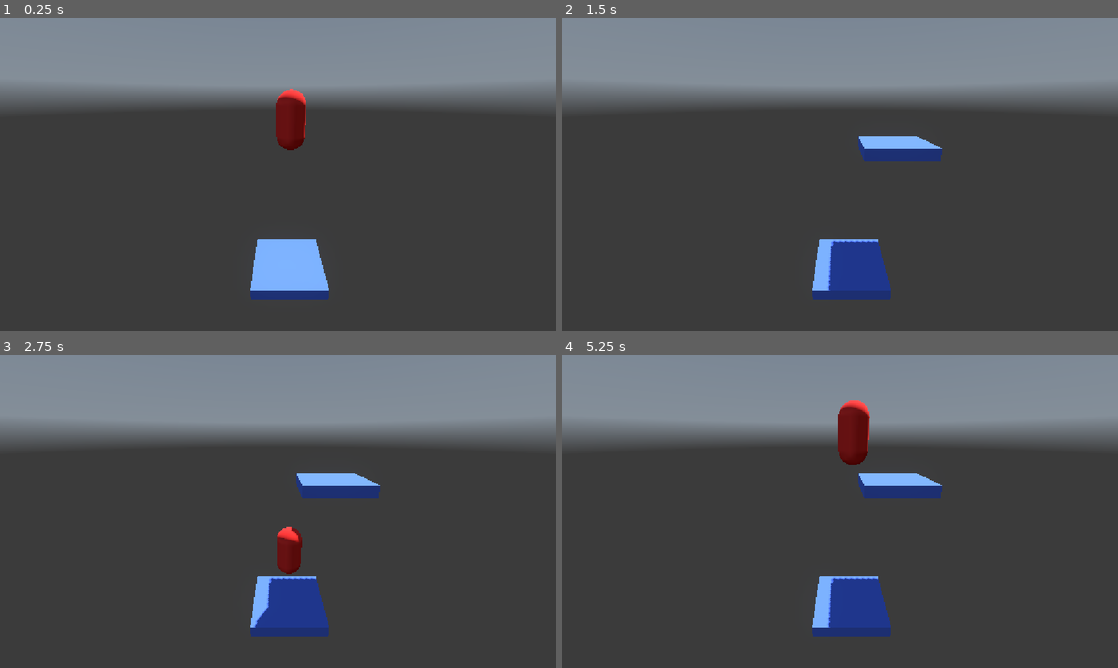
Above: before the commit, frames 1-4 (two rows, left to right).
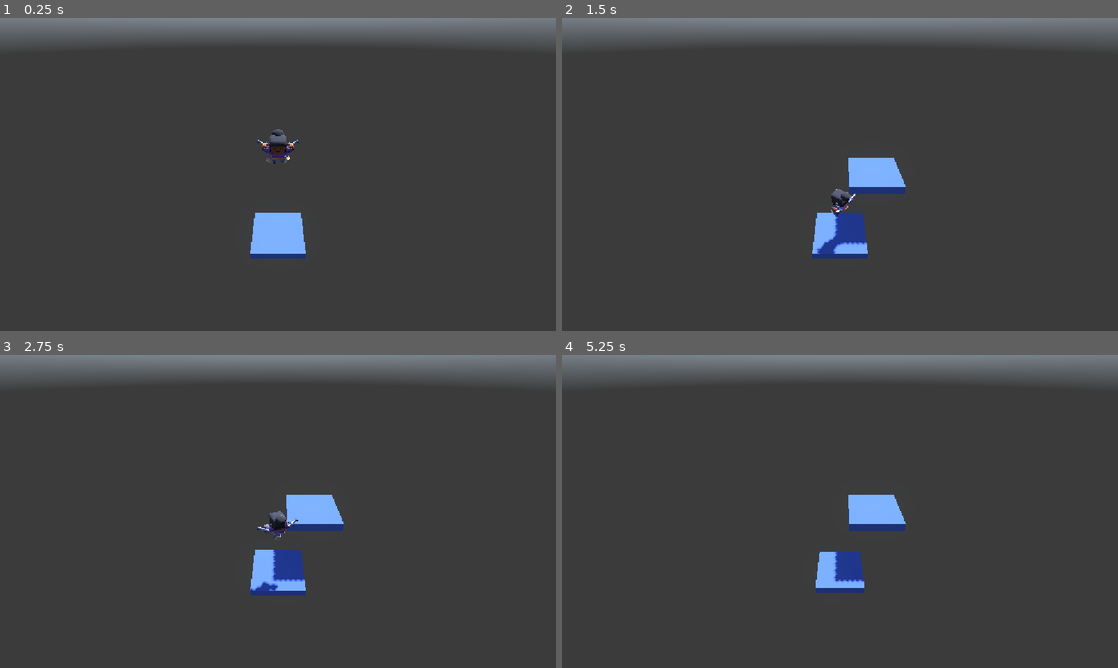
Above: after the commit, the same moments.

Repository: nes224/godot_3d_game
Game: Godot game, scene res://scenes/game/game.tscn
Two runs of this game, one before a commit and one after it. Both use one fixed random seed, a clock stepped at 60 frames per second and the inputs below. A sky picture missing from this copy of the repository is replaced by a grey-blue gradient.
Inputs:
- Up to frame 1 (0.25 s): no input
- Up to frame 2 (1.5 s): hold Right (ui_right) 0.53-1.28 s; hold Left (ui_left) from 1.28 s (still down)
- Up to frame 3 (2.75 s): release Left (ui_left) at 2.03 s; hold Right (ui_right) from 2.03 s (still down)
- Up to frame 4 (5.25 s): release Right (ui_right) at 2.78 s; hold Up (ui_up) 2.78-3.53 s; hold Left (ui_left) from 3.53 s (still down)

The runs differ from the first frame. In frame 1, 30% of the frame differs, in the area x 0-100%, y 1-90%; in frame 2, 32%; in frame 3, 32%; in frame 4, 31%.

Commit message:
rotate & velocity

Diff:
--- a/endless-jumper-sky-pogo/scenes/game/game.tscn
+++ b/endless-jumper-sky-pogo/scenes/game/game.tscn
@@ -3,6 +3,7 @@
 [ext_resource type="Texture2D" uid="uid://ruekk1dg0exq" path="res://assets/free_-_skybox_cliffside_0.hdr" id="1_sul5r"]
 [ext_resource type="PackedScene" uid="uid://cgrjrvdngad05" path="res://scenes/player/player.tscn" id="3_0sr1o"]
 [ext_resource type="PackedScene" uid="uid://b74nx201m00xo" path="res://scenes/spawner/spawner.tscn" id="3_kelw5"]
+[ext_resource type="PackedScene" uid="uid://c66h6u0fom0cq" path="res://scenes/player_cam/player_cam.tscn" id="4_kelw5"]
 
 [sub_resource type="PanoramaSkyMaterial" id="PanoramaSkyMaterial_0sr1o"]
 panorama = ExtResource("1_sul5r")
@@ -25,10 +26,10 @@
 transform = Transform3D(-0.8660254, -0.43301278, 0.25, 0, 0.49999997, 0.86602545, -0.50000006, 0.75, -0.43301266, 0, 0, 0)
 shadow_enabled = true
 
-[node name="Camera3D" type="Camera3D" parent="." unique_id=1248628217]
-transform = Transform3D(1, 0, 0, 0, 0.93647885, 0.35072416, 0, -0.35072416, 0.93647885, -0.4436612, 7.080581, 7.186336)
-
 [node name="Player" parent="." unique_id=1622644220 instance=ExtResource("3_0sr1o")]
 transform = Transform3D(1, 0, 0, 0, 1, 0, 0, 0, 1, 0, 7, 0)
 
 [node name="Spawner" parent="." unique_id=708874462 instance=ExtResource("3_kelw5")]
+
+[node name="PlayerCam" parent="." unique_id=1080794570 instance=ExtResource("4_kelw5")]
+transform = Transform3D(1, 0, 0, 0, 0.81915206, 0.57357645, 0, -0.57357645, 0.81915206, 0, 10, 8)
--- a/endless-jumper-sky-pogo/scenes/player/player.gd
+++ b/endless-jumper-sky-pogo/scenes/player/player.gd
@@ -1,15 +1,38 @@
 class_name Player
 extends CharacterBody3D
 
-const JUMP_FORCE: float = 20.0
-#const GRAVITY: float = 60.0
-var _gravity: float = ProjectSettings.get_setting("physics/3d/default_gravity")
+const JUMP_FORCE: float = 32.0
+const GRAVITY: float = 60.0
+const ROTATION_SPEED: float = 4.0
+const MOVE_SPEED: float = 3.5
+#var _gravity: float = ProjectSettings.get_setting("physics/3d/default_gravity")
+@onready var animation_player: AnimationPlayer = $"character-female-a2/AnimationPlayer"
 
 func _physics_process(delta:  float) -> void:
 	handle_gravity(delta)
+	handle_movement()
+	handle_rotation(delta)
 	move_and_slide()
+	handle_animation()
+
+func handle_rotation(delta: float) -> void:
+	if Input.is_action_pressed("ui_left"):
+		rotate_y(ROTATION_SPEED * delta)
+	if Input.is_action_pressed("ui_right"):
+		rotate_y(-ROTATION_SPEED * delta)
+
+func handle_movement() -> void:
+	var forward: Vector3 = transform.basis.z * Input.get_action_strength("ui_up")
+	velocity.x = forward.x * MOVE_SPEED
+	velocity.z = forward.z * MOVE_SPEED
+
+func handle_animation() -> void:
+	if velocity.y > 0:
+		animation_player.play("jump")
+	else:
+		animation_player.play("fall")
 
 func handle_gravity(delta: float) -> void:
-	velocity.y -= (_gravity * delta) * 2
+	velocity.y -= GRAVITY * delta
 	if is_on_floor():
 		velocity.y = JUMP_FORCE
--- a/endless-jumper-sky-pogo/scenes/player/player.tscn
+++ b/endless-jumper-sky-pogo/scenes/player/player.tscn
@@ -1,20 +1,24 @@
 [gd_scene format=3 uid="uid://cgrjrvdngad05"]
 
 [ext_resource type="Script" uid="uid://bhref4f6y3h3x" path="res://scenes/player/player.gd" id="1_8afob"]
+[ext_resource type="PackedScene" uid="uid://blpkns3o5pkbh" path="res://assets/models/player/character-female-a.glb" id="2_dovo2"]
 
 [sub_resource type="CapsuleShape3D" id="CapsuleShape3D_gt85n"]
-
-[sub_resource type="StandardMaterial3D" id="StandardMaterial3D_5sf0v"]
-albedo_color = Color(1, 0.20784314, 0.18039216, 1)
-
-[sub_resource type="CapsuleMesh" id="CapsuleMesh_go71u"]
+radius = 0.3852539
+height = 1.4580078
 
 [node name="Player" type="CharacterBody3D" unique_id=1622644220]
 script = ExtResource("1_8afob")
 
+[node name="character-female-a2" parent="." unique_id=671796683 instance=ExtResource("2_dovo2")]
+transform = Transform3D(2, 0, 0, 0, 2, 0, 0, 0, 2, 0, 0, 0)
+
+[node name="Skeleton3D" parent="character-female-a2/character-female-a" parent_id_path=PackedInt32Array(671796683, 1114787029) index="0" unique_id=484105271]
+bones/4/rotation = Quaternion(0, 0, -0.38268346, 0.9238795)
+bones/5/rotation = Quaternion(0, 0, 0.3826835, 0.92387956)
+
 [node name="CollisionShape3D" type="CollisionShape3D" parent="." unique_id=1159991674]
+transform = Transform3D(1, 0, 0, 0, 1, 0, 0, 0, 1, 0, 0.66807616, -0.02044785)
 shape = SubResource("CapsuleShape3D_gt85n")
 
-[node name="MeshInstance3D" type="MeshInstance3D" parent="." unique_id=846230240]
-material_override = SubResource("StandardMaterial3D_5sf0v")
-mesh = SubResource("CapsuleMesh_go71u")
+[editable path="character-female-a2"]
--- /dev/null
+++ b/endless-jumper-sky-pogo/scenes/player_cam/player_cam.tscn
@@ -0,0 +1,3 @@
+[gd_scene format=3 uid="uid://c66h6u0fom0cq"]
+
+[node name="PlayerCam" type="Camera3D" unique_id=1080794570]
--- a/endless-jumper-sky-pogo/scenes/spawner/spawner.gd
+++ b/endless-jumper-sky-pogo/scenes/spawner/spawner.gd
@@ -2,11 +2,13 @@
 
 @export var platform_scene: PackedScene
 
+@onready var platform: Platform = $Platform
+
+func _ready() -> void:
+	platform.new_platform.connect(on_spawn_platform)
+
 func on_spawn_platform(old_platform_position: Vector3) -> void:
 	var new_platform: Platform = platform_scene.instantiate()
-	new_platform.position = old_platform_position + Vector3(2,5, -2)
+	new_platform.new_platform.connect(on_spawn_platform)
+	new_platform.position = old_platform_position + Vector3(2,3, -2)
 	add_child(new_platform)
-
-
-func _on_platform_new_platform(platform_pos: Vector3) -> void:
-	on_spawn_platform(platform_pos)
--- a/endless-jumper-sky-pogo/scenes/spawner/spawner.tscn
+++ b/endless-jumper-sky-pogo/scenes/spawner/spawner.tscn
@@ -8,5 +8,3 @@
 platform_scene = ExtResource("1_eoeca")
 
 [node name="Platform" parent="." unique_id=646254693 instance=ExtResource("1_eoeca")]
-
-[connection signal="new_platform" from="Platform" to="." method="_on_platform_new_platform"]
Binary file added: endless-jumper-sky-pogo/assets/models/player/Textures/colormap.png
Not shown, added: endless-jumper-sky-pogo/assets/models/player/Textures/colormap.png.import
Binary file added: endless-jumper-sky-pogo/assets/models/player/character-female-a.glb
Not shown, added: endless-jumper-sky-pogo/assets/models/player/character-female-a.glb.import
Not shown, added: endless-jumper-sky-pogo/scenes/player/player.tscn15007735848.tmp
